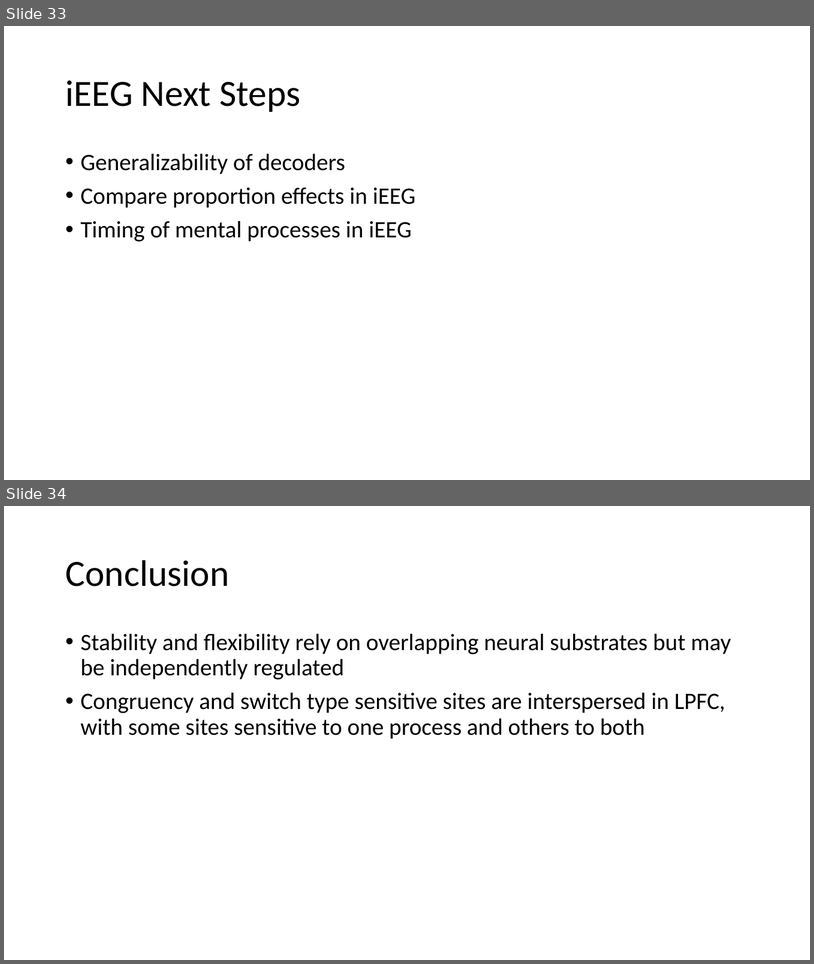
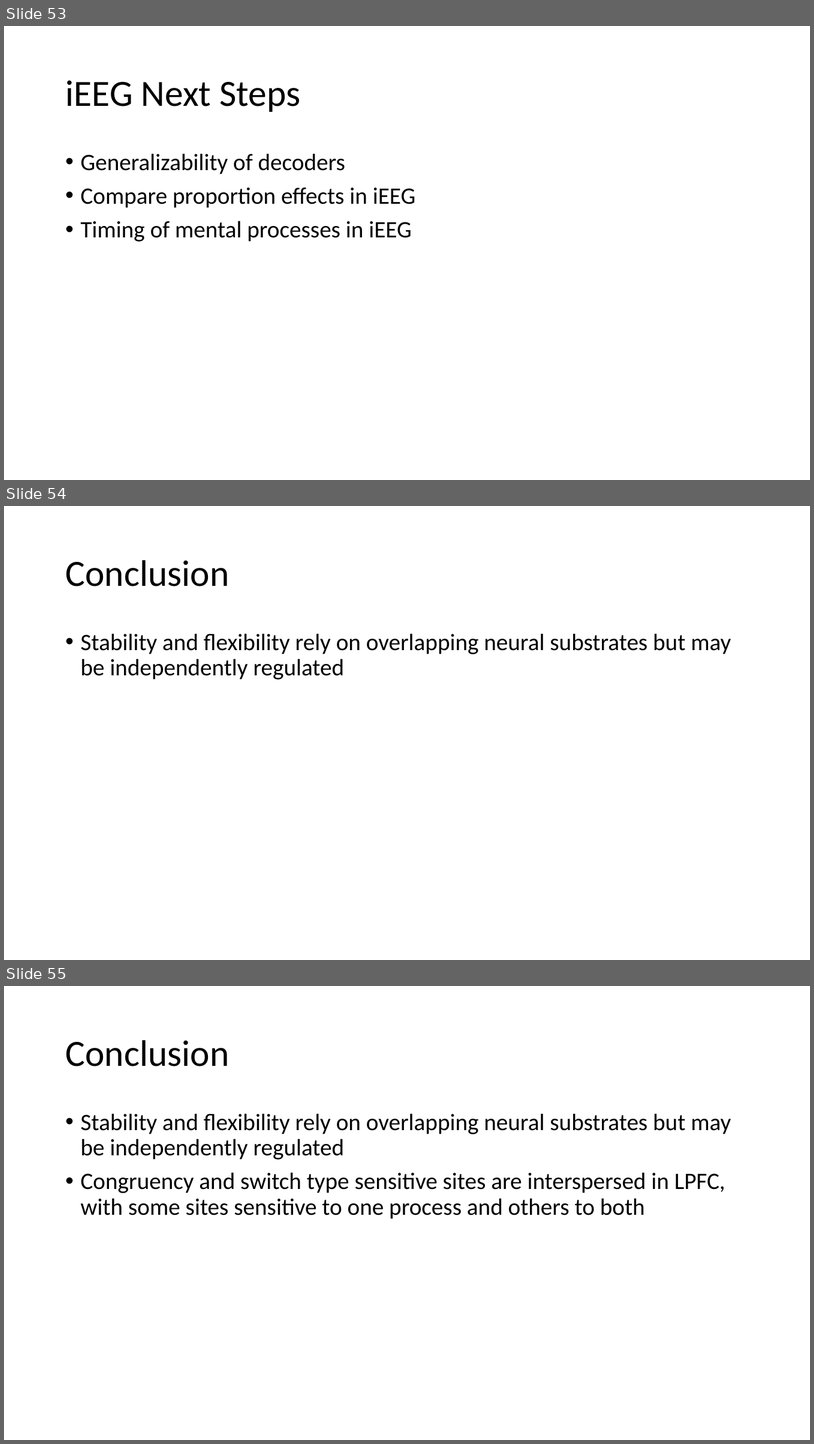
Before and after one commit to jimzhang629/third_year_talk, a slide deck: thirdYearTalk_JZ1.pptx. Shown one above the other, each under a label of ours: slides 33 and 34 before the commit, slides 53, 54 and 55 after it. The pictures are 814x964 and 814x1444 pixels, drawn with LibreOffice and Linux fonts; fonts in the diff are those of the drawing. Boxes give left, top, right and bottom in pixels: in the first picture for what was removed or moved away, otherwise in the second. Text is boxed around its words. In the diff, an @@ line names an element or a change of style, - is before the commit and + after.

```diff
--- a/thirdYearTalk_JZ1.pptx
+++ b/thirdYearTalk_JZ1.pptx
@@ slide 54 added at (4,506,810,960), background #FFFFFF @@
@@ title added at (65,560,229,586), 44 pt, text #000000 @@
+Conclusion
@@ text added at (81,633,731,679), 28 pt, text #000000 @@
+• Stability and flexibility rely on overlapping neural substrates but may be independently regulated
@@ what was slide 33 is now slide 53 @@
@@ what was slide 34 is now slide 55 @@
```
Also in this commit, not shown: 15 slides changed, 21 other slides added, 1 slide removed.
